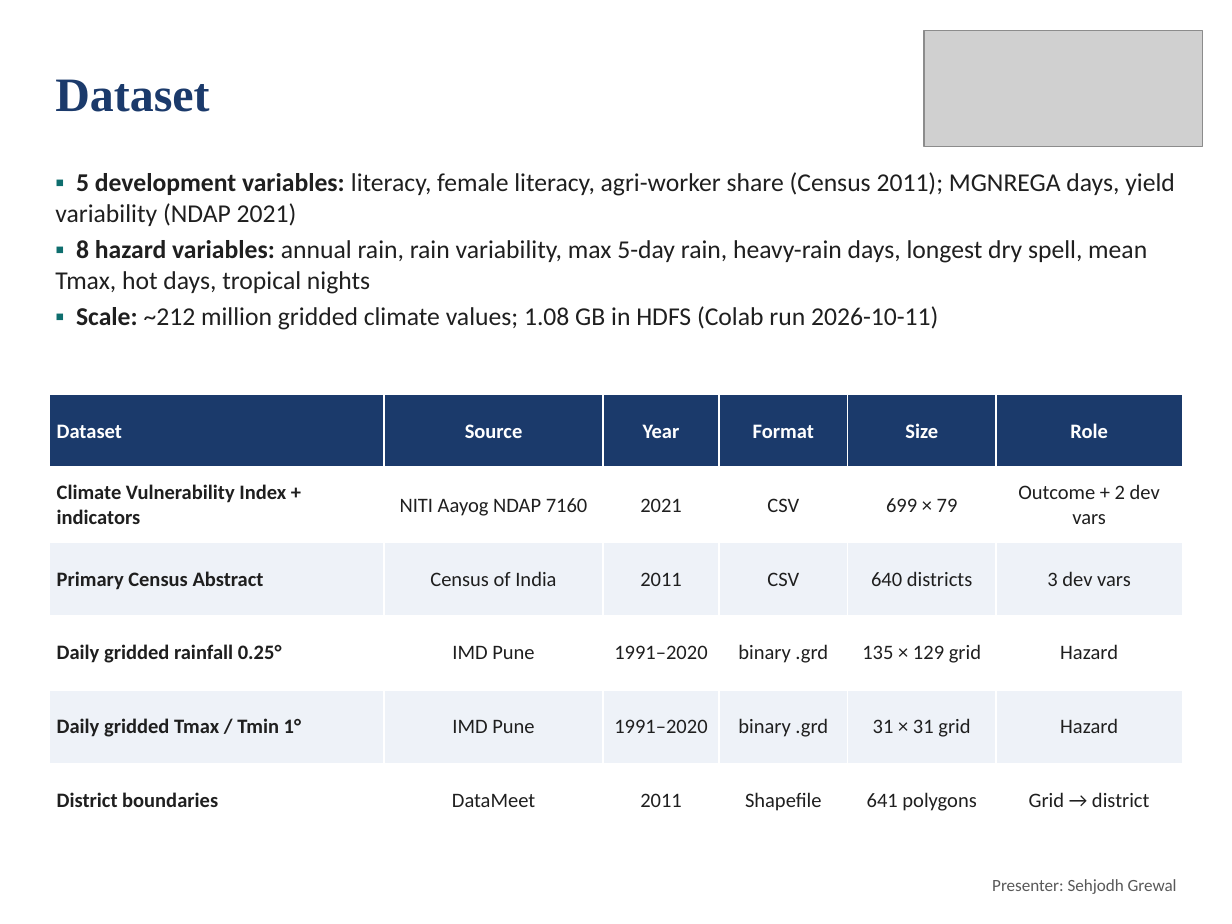
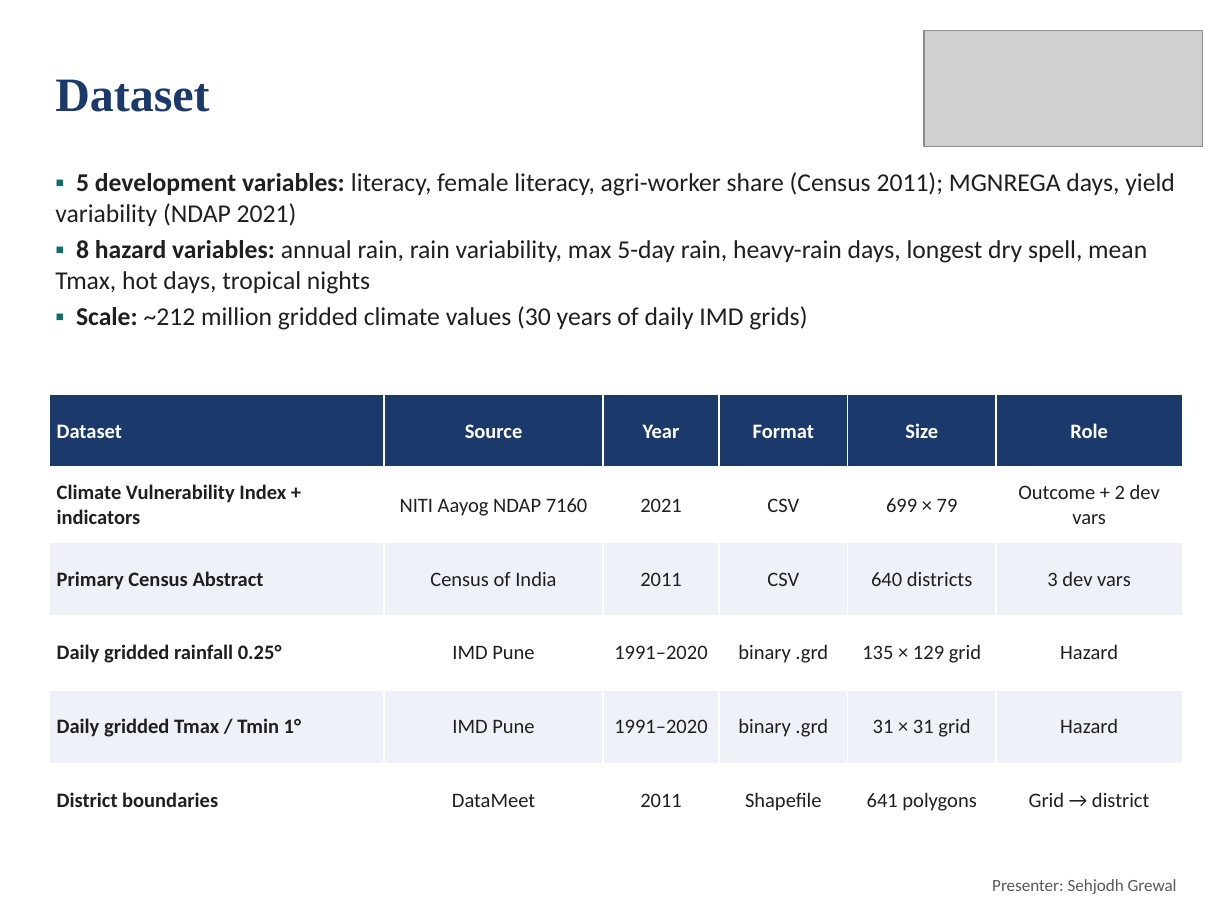
Before and after one commit to deepankarkumar1310/hadoop-ml-algorithm-, a slide deck: slide 4 of docs/Review2_Deck.pptx. Drawn at 1232x924 pixels with LibreOffice and Linux fonts; fonts in the diff are those of the drawing; grey boxes stand for pictures. Boxes give left, top, right and bottom in pixels: in the first picture for what was removed or moved away, otherwise in the second. Text is boxed around its words. In the diff, an @@ line names an element or a change of style, - is before the commit and + after.

Commit message:
One owner per slide, figure and notebook section; per-owner Colab checks

```diff
--- a/docs/Review2_Deck.pptx
+++ b/docs/Review2_Deck.pptx
@@ text at bbox=[76, 306, 807, 330]: text changed @@
-▪ Scale: ~212 million gridded climate values; 1.08 GB in HDFS (Colab run 2026-10-11)
+▪ Scale: ~212 million gridded climate values (30 years of daily IMD grids)
```
Also in this commit, not shown: 7 other slides changed, 2 slides added, 6 other files.
